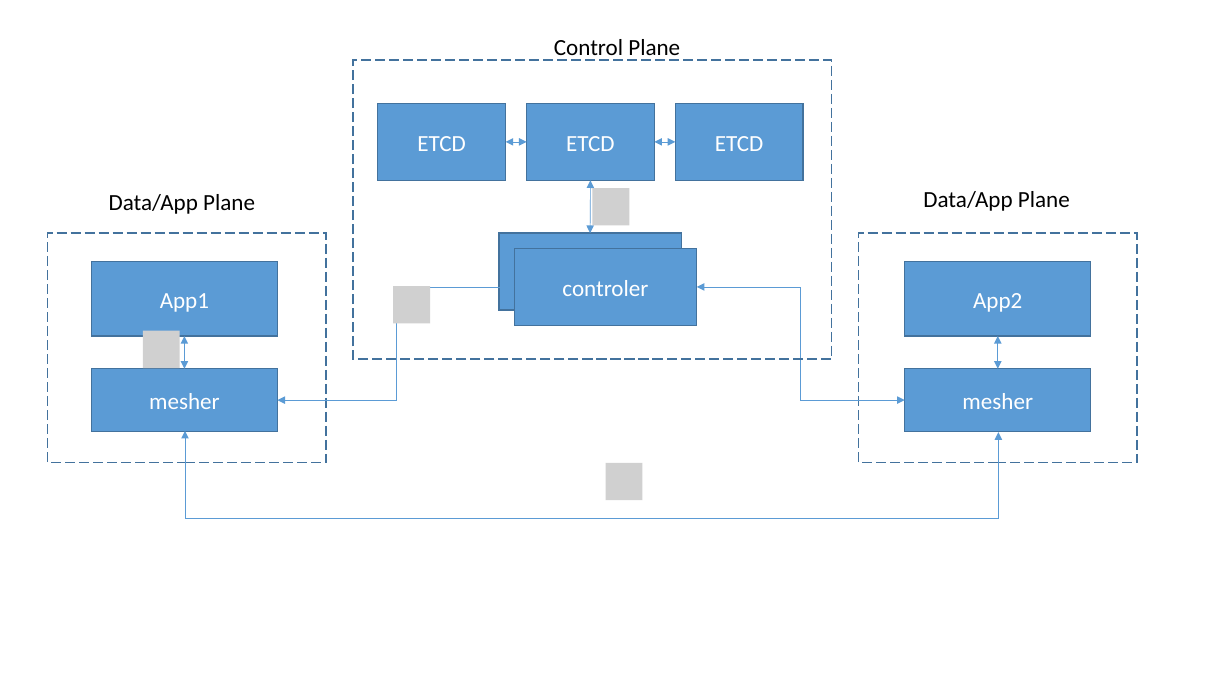
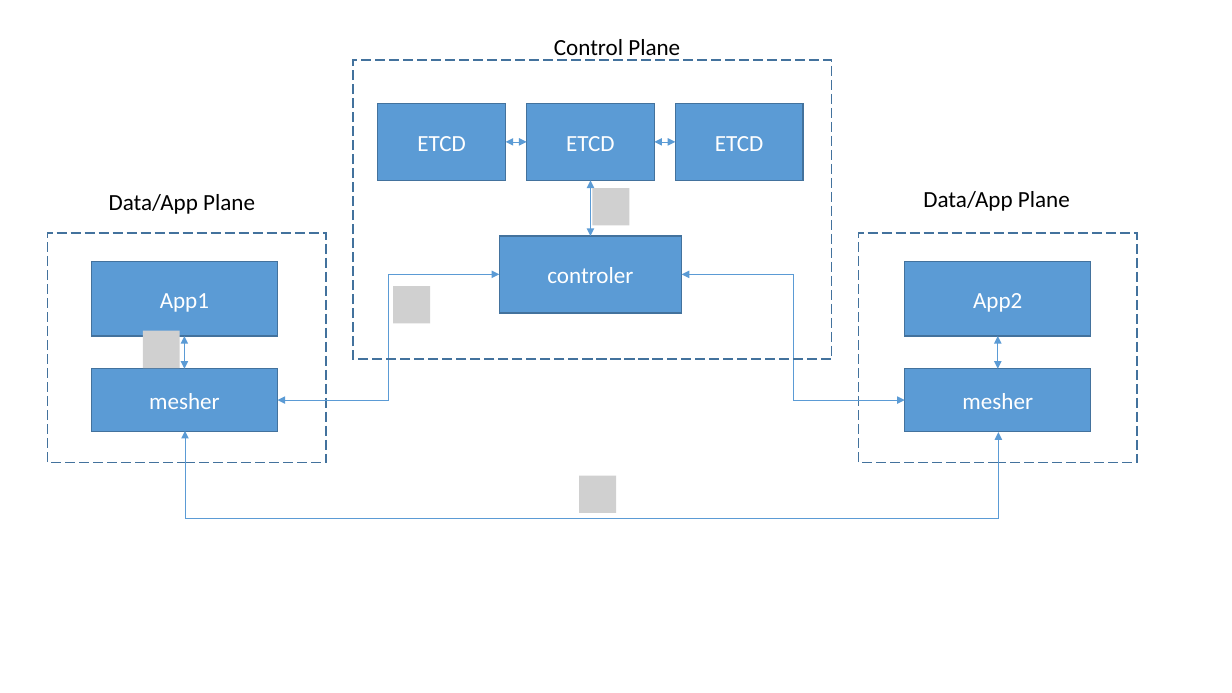
Before and after one commit to lixiangyun/go-mesh, a slide deck: slide 1 of doc/arch.pptx. Drawn at 1232x693 pixels with LibreOffice and Linux fonts; fonts in the diff are those of the drawing; grey boxes stand for pictures. Boxes give left, top, right and bottom in pixels: in the first picture for what was removed or moved away, otherwise in the second. Text is boxed around its words. In the diff, an @@ line names an element or a change of style, - is before the commit and + after.

```diff
--- a/doc/arch.pptx
+++ b/doc/arch.pptx
@@ rectangle "controler": place and size @@
-rectangle "controler" at <box>515,249,697,325</box>
+rectangle "controler" at <box>499,236,681,312</box>
@@ rectangle removed at <box>499,233,681,310</box> @@
-controler
@@ elbow double arrow moved from (515, 287) - (277, 400) to (499, 274) - (277, 400) @@
@@ elbow double arrow moved from (697, 287) - (905, 400) to (682, 274) - (905, 400) @@
@@ picture added at <box>579,476,616,513</box> @@
@@ picture removed at <box>605,463,642,500</box> @@
```
Also in this commit, not shown: 6 other files.
